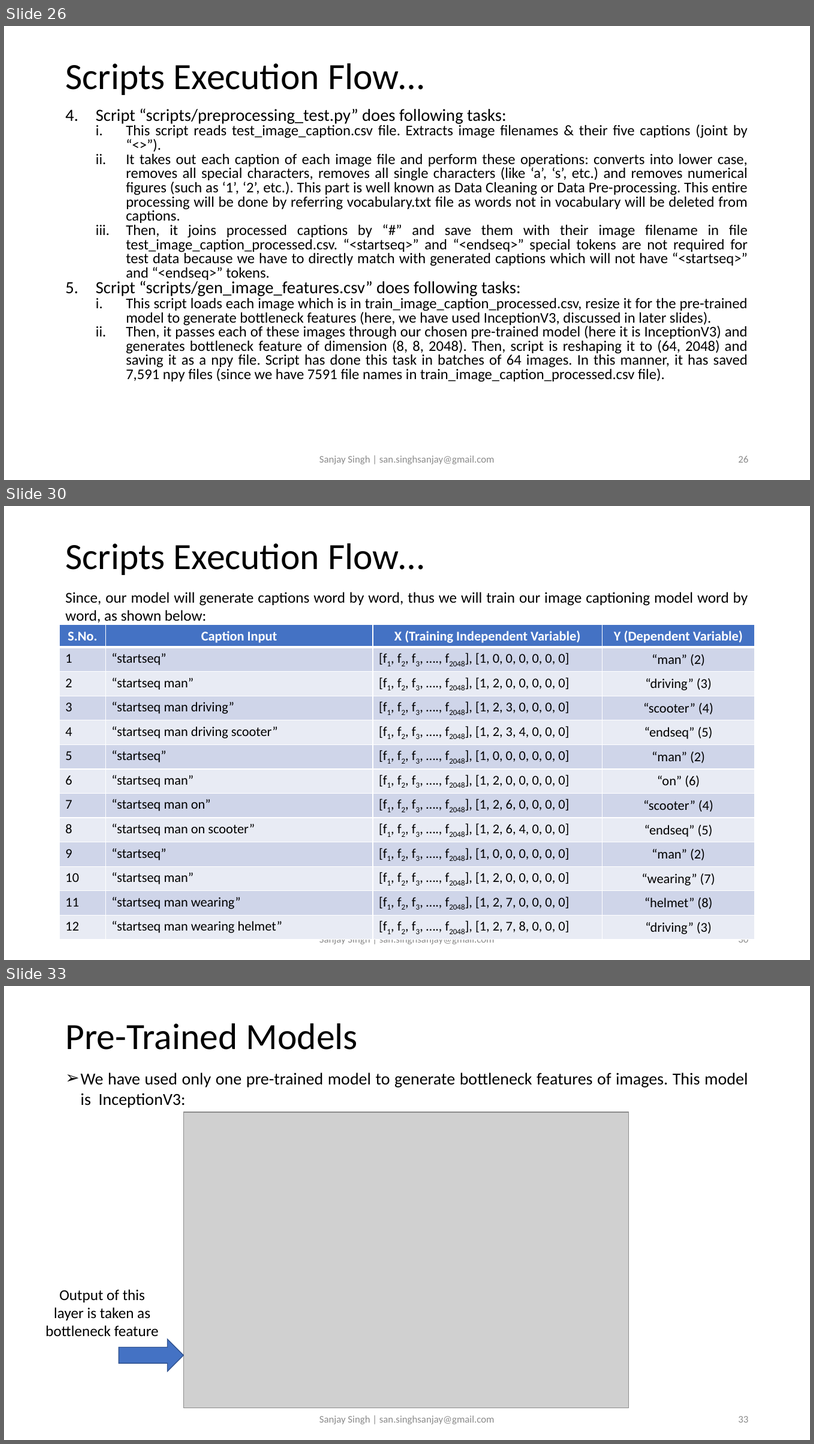
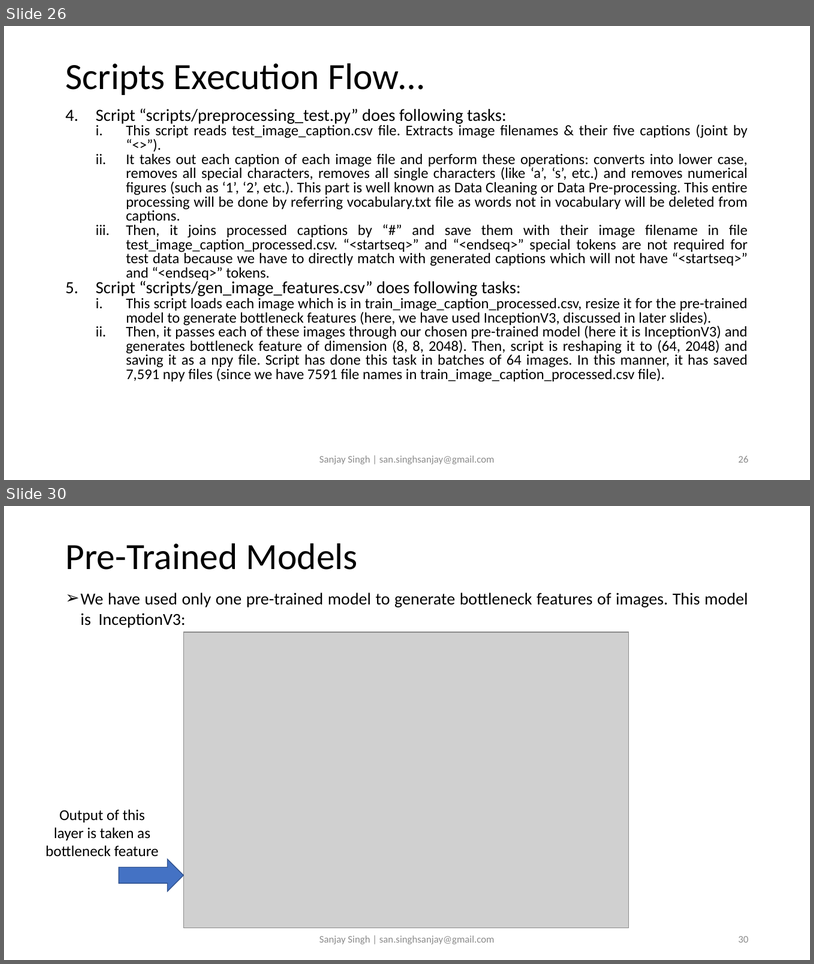
Before and after one commit to sansinghsanjay/Flickr8k_ImageCaptioning_AttentionMechanism, a slide deck: readme.pptx. Shown one above the other, each under a label of ours: slides 26, 30 and 33 before the commit, slides 26 and 30 after it; the slides between them are not shown. The pictures are 814x1444 and 814x964 pixels, drawn with LibreOffice and Linux fonts; fonts in the diff are those of the drawing; grey boxes stand for pictures. Boxes give left, top, right and bottom in pixels: in the first picture for what was removed or moved away, otherwise in the second. Text is boxed around its words. In the diff, an @@ line names an element or a change of style, - is before the commit and + after.

```diff
--- a/readme.pptx
+++ b/readme.pptx
@@ slide 30 removed at [4,506,810,960], background #FFFFFF @@
@@ title removed at [65,543,425,575] @@
-Scripts Execution Flow…
@@ text removed at [65,592,748,622] @@
-Since, our model will generate captions word by word, thus we will train our image captioning model word by word, as shown below:
@@ table removed at [60,625,755,936], 13 rows, 4 columns @@
-S.No. | Caption Input | X (Training Independent Variable) | Y (Dependent Variable)
-1 | “startseq” | [f1, f2, f3, …., f2048], [1, 0, 0, 0, 0, 0, 0] | “man” (2)
-2 | “startseq man” | [f1, f2, f3, …., f2048], [1, 2, 0, 0, 0, 0, 0] | “driving” (3)
-3 | “startseq man driving” | [f1, f2, f3, …., f2048], [1, 2, 3, 0, 0, 0, 0] | “scooter” (4)
-4 | “startseq man driving scooter” | [f1, f2, f3, …., f2048], [1, 2, 3, 4, 0, 0, 0] | “endseq” (5)
-5 | “startseq” | [f1, f2, f3, …., f2048], [1, 0, 0, 0, 0, 0, 0] | “man” (2)
-6 | “startseq man” | [f1, f2, f3, …., f2048], [1, 2, 0, 0, 0, 0, 0] | “on” (6)
-7 | “startseq man on” | [f1, f2, f3, …., f2048], [1, 2, 6, 0, 0, 0, 0] | “scooter” (4)
-8 | “startseq man on scooter” | [f1, f2, f3, …., f2048], [1, 2, 6, 4, 0, 0, 0] | “endseq” (5)
-9 | “startseq” | [f1, f2, f3, …., f2048], [1, 0, 0, 0, 0, 0, 0] | “man” (2)
-10 | “startseq man” | [f1, f2, f3, …., f2048], [1, 2, 0, 0, 0, 0, 0] | “wearing” (7)
-11 | “startseq man wearing” | [f1, f2, f3, …., f2048], [1, 2, 7, 0, 0, 0, 0] | “helmet” (8)
-12 | “startseq man wearing helmet” | [f1, f2, f3, …., f2048], [1, 2, 7, 8, 0, 0, 0] | “driving” (3)
@@ text removed at [320,939,495,944] @@
-Sanjay Singh | san.singhsanjay@gmail.com
@@ page number removed at [738,939,749,942] @@
-30
@@ what was slide 33 is now slide 30 @@
@@ page number at [738,936,749,942]: text changed @@
-33
+30
```
Also in this commit, not shown: 3 slides changed, 2 slides added, 7 other slides removed, 2 other files.
